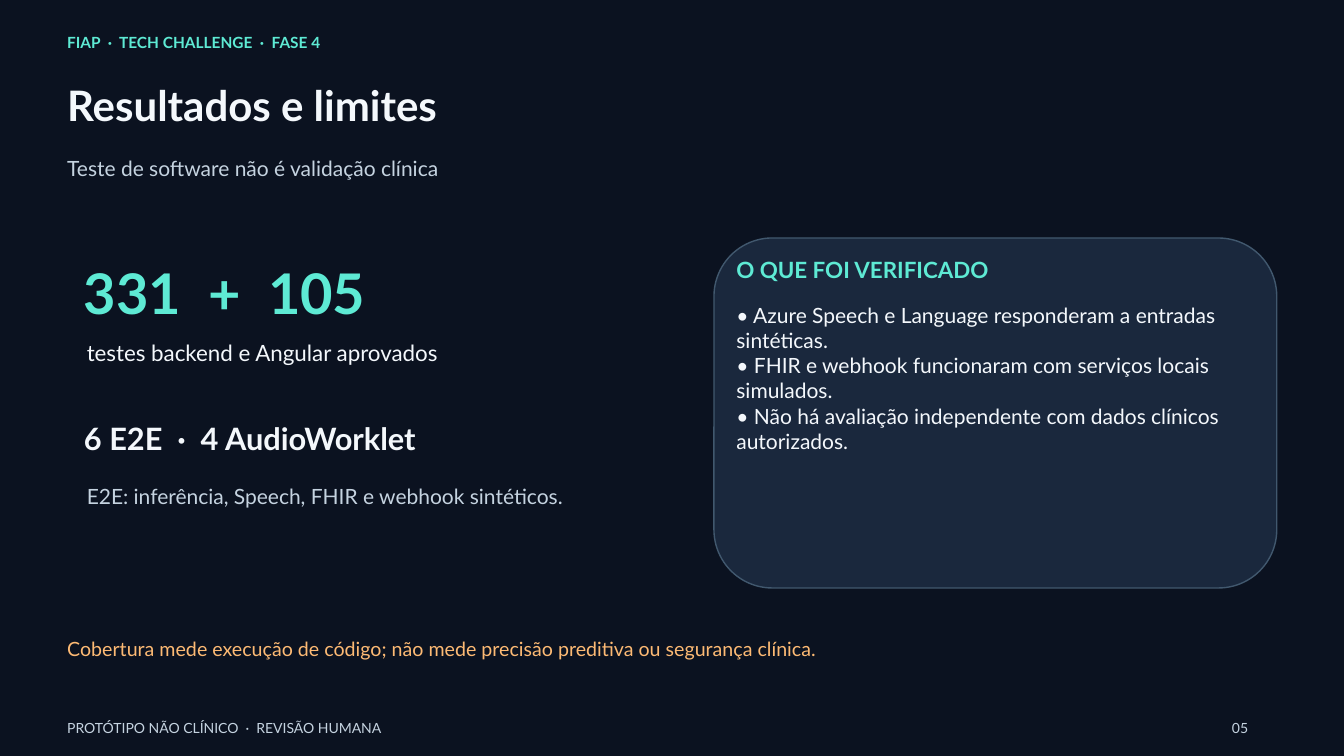
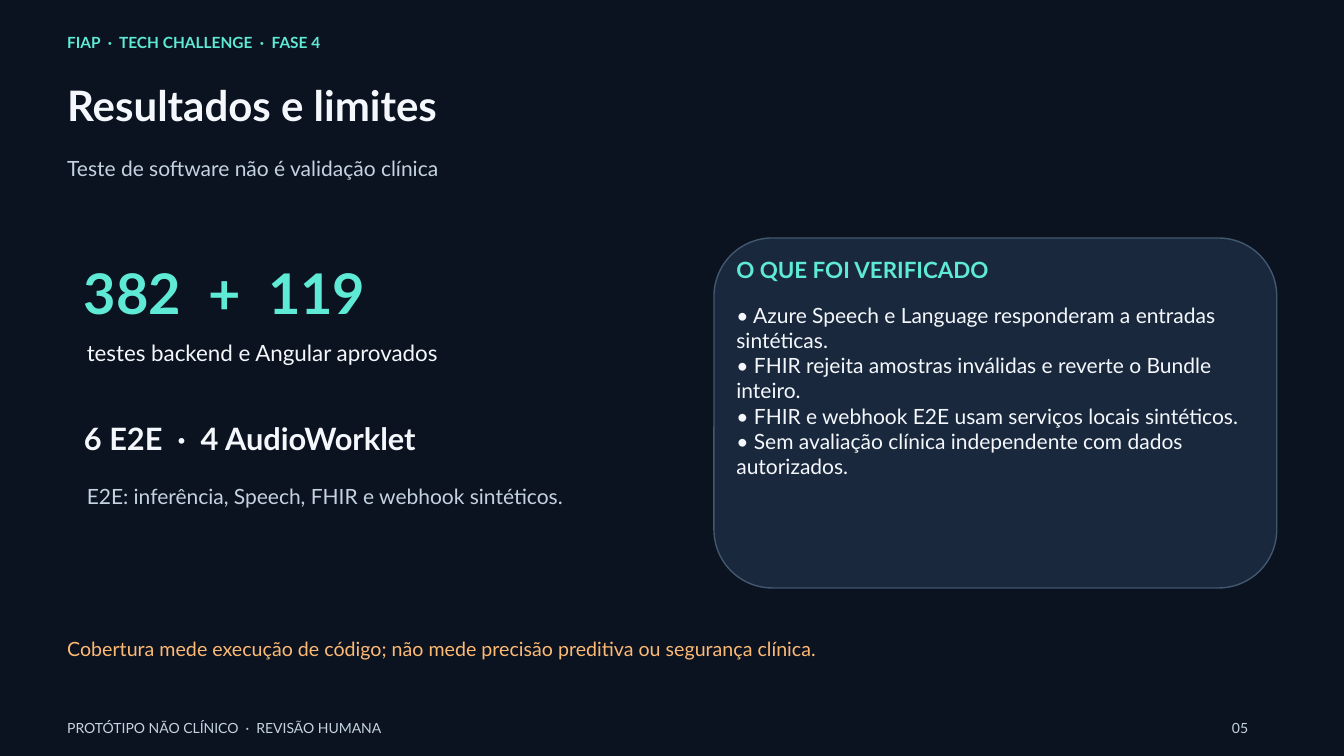
Before and after one commit to Etyonamine/Fiap_Pos_9AIDT_Fase_04_Monitoramento_multimodal_pacientes, a slide deck: slide 5 of docs/Vigia-Saude-apresentacao-revisada.pptx. Drawn at 1344x756 pixels with LibreOffice and Linux fonts; fonts in the diff are those of the drawing. Boxes give left, top, right and bottom in pixels: in the first picture for what was removed or moved away, otherwise in the second. Text is boxed around its words. In the diff, an @@ line names an element or a change of style, - is before the commit and + after.

```diff
--- a/docs/Vigia-Saude-apresentacao-revisada.pptx
+++ b/docs/Vigia-Saude-apresentacao-revisada.pptx
@@ text at (84, 273, 365, 315): text changed @@
-331 + 105
+382 + 119
@@ text at (736, 357, 1238, 474): text changed @@
-• FHIR e webhook funcionaram com serviços locais simulados.
-• Não há avaliação independente com dados clínicos autorizados.
+• FHIR rejeita amostras inválidas e reverte o Bundle inteiro.
+• FHIR e webhook E2E usam serviços locais sintéticos.
+• Sem avaliação clínica independente com dados autorizados.
```
Also in this commit, not shown: 3 other slides changed, 11 other files.
